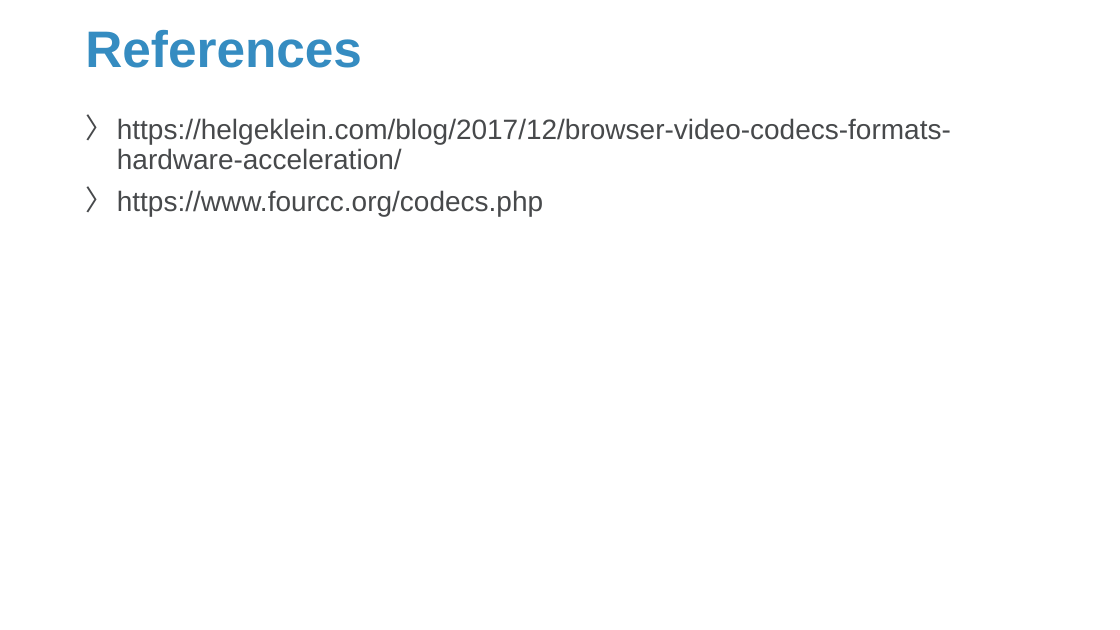
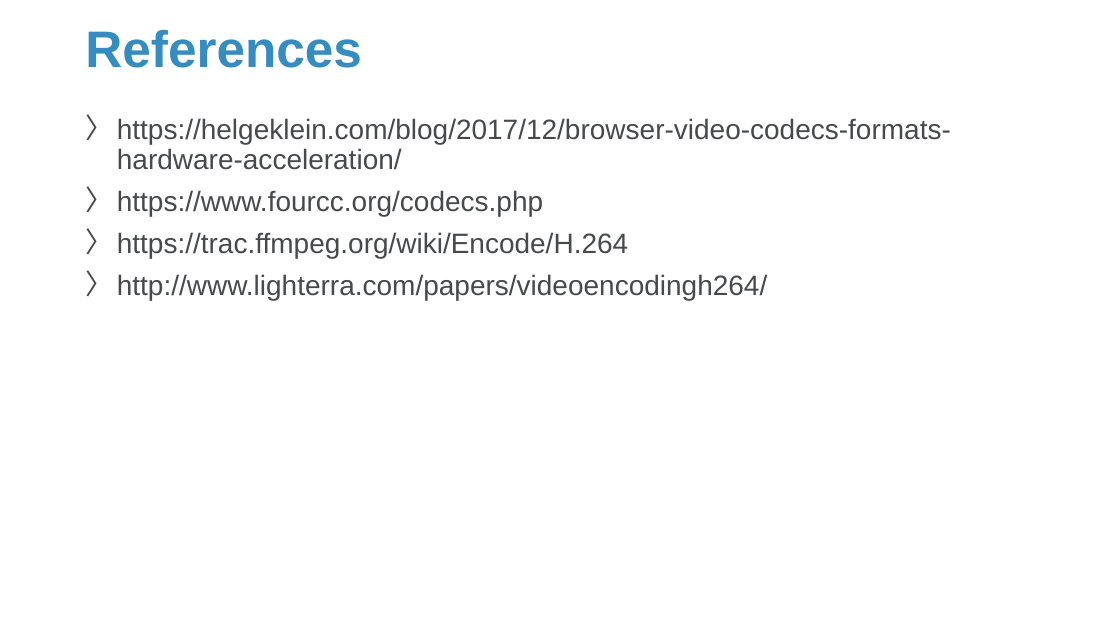
Before and after one commit to Sparks-Lu/TechNotes, a slide deck: slide 2 of Misc/Media-Notes.pptx. Drawn at 1120x630 pixels with LibreOffice and Linux fonts; fonts in the diff are those of the drawing; background and template pictures are left out. Boxes give left, top, right and bottom in pixels: in the first picture for what was removed or moved away, otherwise in the second. Text is boxed around its words. In the diff, an @@ line names an element or a change of style, - is before the commit and + after.

```diff
--- a/Misc/Media-Notes.pptx
+++ b/Misc/Media-Notes.pptx
@@ text at (x1=117, y1=232, x2=767, y2=300): paragraphs added @@
+〉 https://trac.ffmpeg.org/wiki/Encode/H.264
+〉 http://www.lighterra.com/papers/videoencodingh264/
```
Also in this commit, not shown: 1 other slide changed, 5 slides added, 10 other files.
